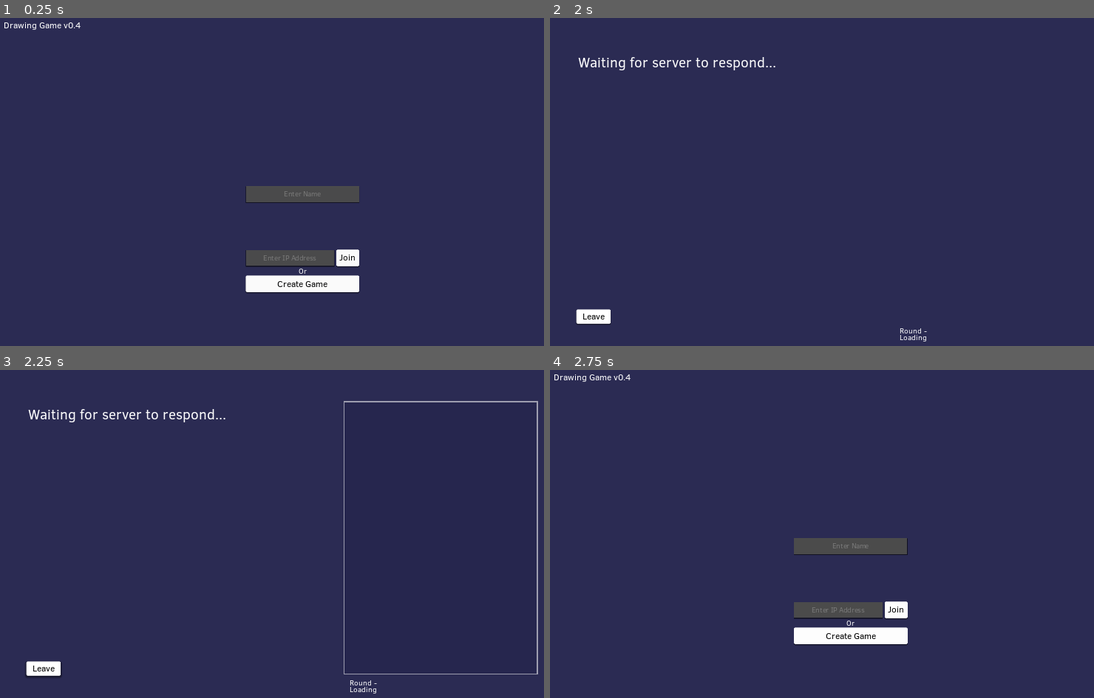
Above: before the commit, frames 1-4 (two rows, left to right).
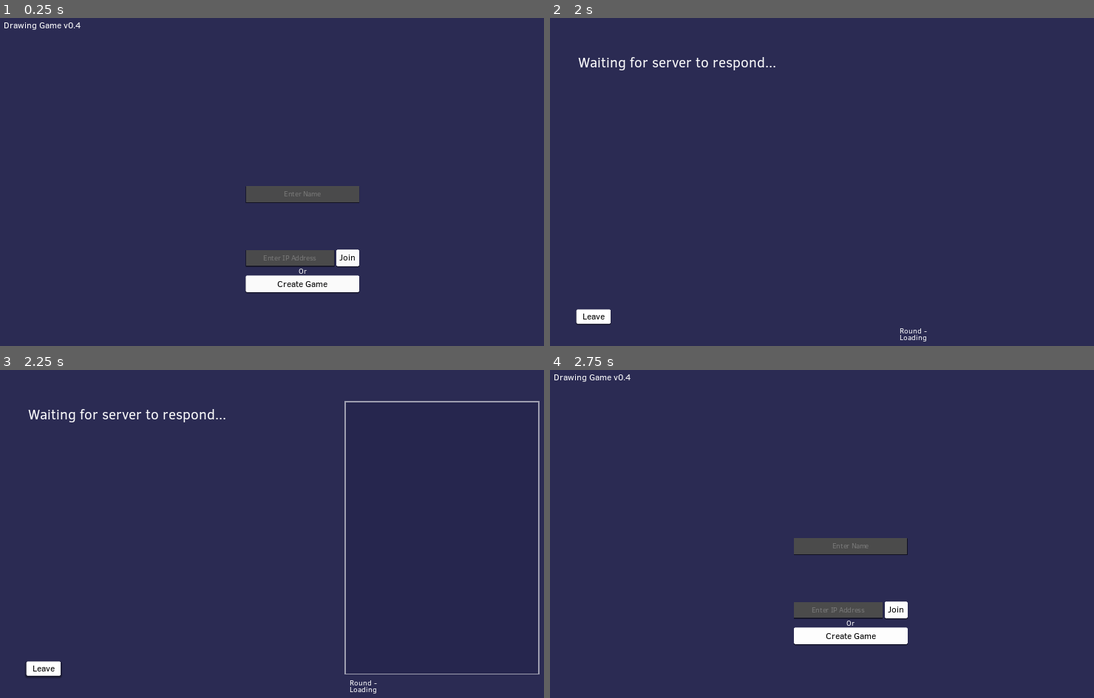
Above: after the commit, the same moments.

Repository: rednir/DrawingGame
Game: Godot game, scene res://Scenes/MainMenu.tscn
Two runs of this game, one before a commit and one after it. Both use one fixed random seed, a clock stepped at 60 frames per second and the inputs below. Sound files missing from this copy of the repository are replaced by a short silence.
Inputs (mouse positions are in pixels of both pictures, inside the frame that each line leads up to):
- Up to frame 1 (0.25 s): no input
- Up to frame 2 (2 s): click (849, 195) at 0.52 s; type "Alex" at 0.6 s; click (838, 257) at 0.75 s; type "Alex" at 0.83 s; click "Join" at 1.25 s
- Up to frame 3 (2.25 s): click "Leave" at 2 s
- Up to frame 4 (2.75 s): no input

Frames 1-2 are identical in both runs. In frame 3, 0.8% of the frame differs, in the area x 63-100%, y 9-93%; in frame 4, nothing differs.

Commit message:
center canvas animation

Diff:
--- a/Scenes/Game.tscn
+++ b/Scenes/Game.tscn
@@ -135,7 +135,7 @@
 margin_top = 60.0
 margin_right = 940.0
 margin_bottom = 540.0
-rect_pivot_offset = Vector2( 0, 240 )
+rect_pivot_offset = Vector2( 170, 240 )
 custom_styles/panel = SubResource( 1 )
 script = ExtResource( 3 )
 __meta__ = {
@@ -239,7 +239,7 @@
 margin_left = 56.0
 margin_top = 130.0
 margin_right = 400.0
-margin_bottom = 358.0
+margin_bottom = 235.0
 __meta__ = {
 "_edit_use_anchors_": false
 }
